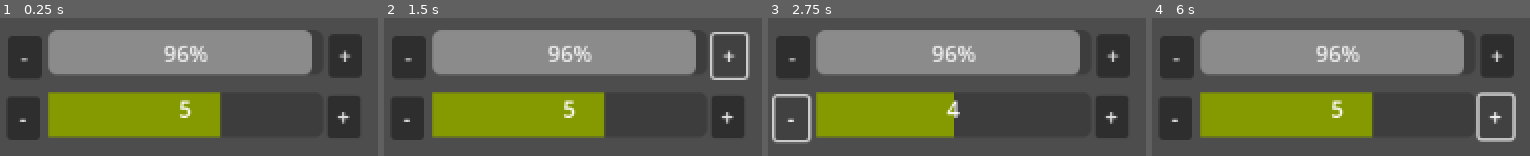
Above: before the commit, frames 1-4 (left to right).
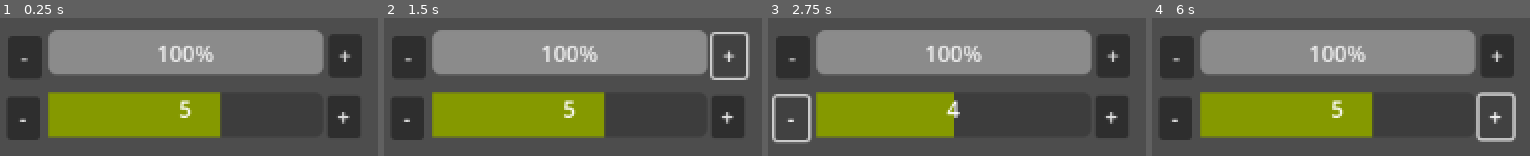
Above: after the commit, the same moments.

Repository: tiny-crab/HeatCap
Game: Godot game, scene res://game.tscn
The game is run twice, just before and just after one commit, with the same random seed, the same clock (stepped at 60 frames per second) and the same inputs.
Inputs:
- Up to frame 1 (0.25 s): no input
- Up to frame 2 (1.5 s): click "-" at 0.5 s; click "+" at 1.25 s
- Up to frame 3 (2.75 s): click "-" at 2 s
- Up to frame 4 (6 s): click "+" at 2.75 s; click "-" at 3.5 s; click "+" at 4.25 s; click "-" at 5 s; click "+" at 5.75 s

The runs differ from the first frame. In frame 1, 2.0% of the frame differs, in the area x 41-86%, y 8-41%; in frame 2, 2.0%; in frame 3, 2.0%; in frame 4, 2.0%.
Error before the commit: Invalid call. Nonexistent function 'subtractHealth' in base 'RefCounted (MonsterHeatBar)'. (res://Scripts/Game.gd:21)

Commit message:
Add HealthBar component to Monster

Diff:
--- /dev/null
+++ b/DataClasses/HealthBar.gd
@@ -0,0 +1,22 @@
+class_name HealthBar
+
+signal health_updated
+signal zero_health
+
+var maxHealth: int
+var currHealth: int:
+    set(value):
+        currHealth = value
+        health_updated.emit()
+
+func _init(currHealth, maxHealth):
+    self.currHealth = currHealth
+    self.maxHealth = maxHealth
+
+func addHealth(value: int) -> void:
+    currHealth = clamp(currHealth + value, 0, maxHealth)
+
+func subtractHealth(value: int) -> void:
+    currHealth = clamp(currHealth - value, 0, maxHealth)
+    if (currHealth == 0):
+        zero_health.emit()
--- a/ResourceTypes/monster.gd
+++ b/ResourceTypes/monster.gd
@@ -2,24 +2,19 @@
 class_name Monster
 
 # This monster was ko'd
+signal ko(source: KO_SOURCE)
 enum KO_SOURCE {FROZEN, BURNED, ZERO_HEALTH}
-signal ko(source: KO_SOURCE)
-
-var heatBar: MonsterHeatBar
 
 var name: String
-var maxHealth: int
-
-signal health_updated
-var currHealth: int:
-    set(value):
-        currHealth = value
-        emit_signal(health_updated.get_name())
+var heatBar: MonsterHeatBar
+var healthBar: HealthBar
 
 func _init(type: MonsterType):
     name = type.name
-    maxHealth = type.maxHealth
-    currHealth = maxHealth - 1
+
+    healthBar = HealthBar.new(type.maxHealth, type.maxHealth)
+    healthBar.zero_health.connect(_on_zero_health)
+
     heatBar = MonsterHeatBar.new(type)
     heatBar.frozen.connect(_on_frozen)
     heatBar.burned.connect(_on_burned)
@@ -30,10 +25,5 @@
 func _on_burned() -> void:
     ko.emit(KO_SOURCE.BURNED)
 
-func addHealth(value: int) -> void:
-    currHealth = clamp(currHealth + value, 0, maxHealth)
-
-func subtractHealth(value: int) -> void:
-    currHealth = clamp(currHealth - value, 0, maxHealth)
-    if (currHealth == 0):
-        ko.emit(KO_SOURCE.ZERO_HEALTH)
+func _on_zero_health() -> void:
+    ko.emit(KO_SOURCE.ZERO_HEALTH)
--- a/Scripts/Game.gd
+++ b/Scripts/Game.gd
@@ -18,10 +18,10 @@
     startGame()
 
 func _on_subtract_health_button_pressed():
-    leadMonster.heatBar.subtractHealth(1)
+    leadMonster.healthBar.subtractHealth(1)
 
 func _on_add_health_button_pressed():
-    leadMonster.heatBar.addHealth(1)
+    leadMonster.healthBar.addHealth(1)
 
 func _on_subtract_heat_button_pressed():
     leadMonster.heatBar.subtractHeat(1)
--- a/UI/MonsterUI.gd
+++ b/UI/MonsterUI.gd
@@ -6,9 +6,9 @@
 func attach(toAttach: Monster):
     monster = toAttach
 
-    $HealthBar.max_value = monster.maxHealth
+    $HealthBar.max_value = monster.healthBar.maxHealth
 
-    monster.health_updated.connect(render_health)
+    monster.healthBar.health_updated.connect(render_health)
     render_health()
 
     monster.heatBar.hotzone_updated.connect(render_bar)
@@ -31,4 +31,4 @@
         sb.bg_color = Color("dc322f")
 
 func render_health():
-    $HealthBar.value = monster.currHealth
+    $HealthBar.value = monster.healthBar.currHealth
